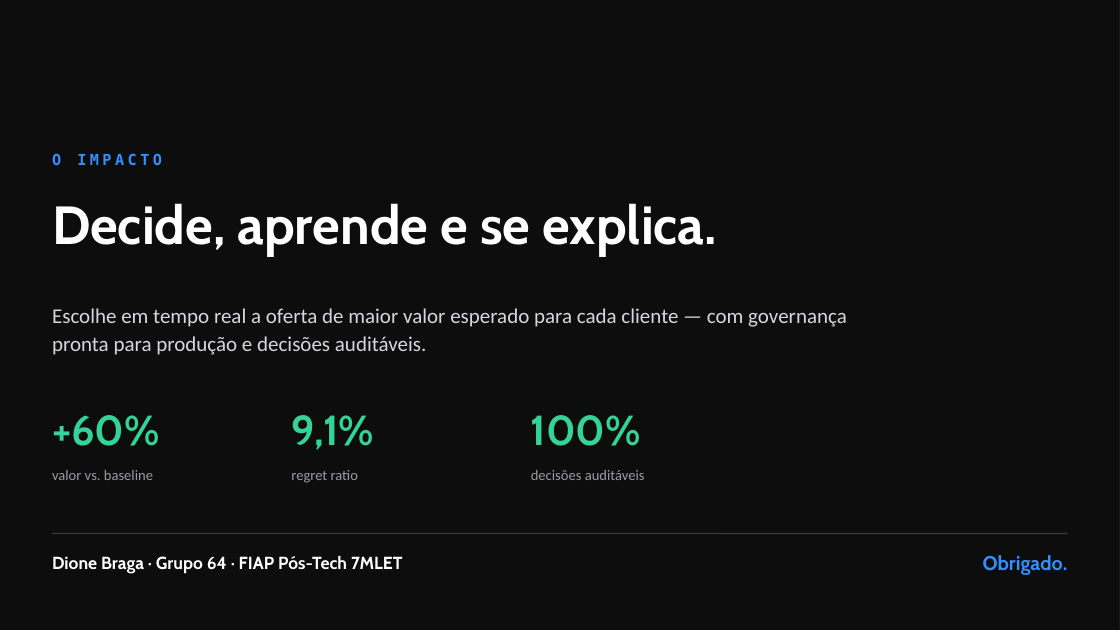
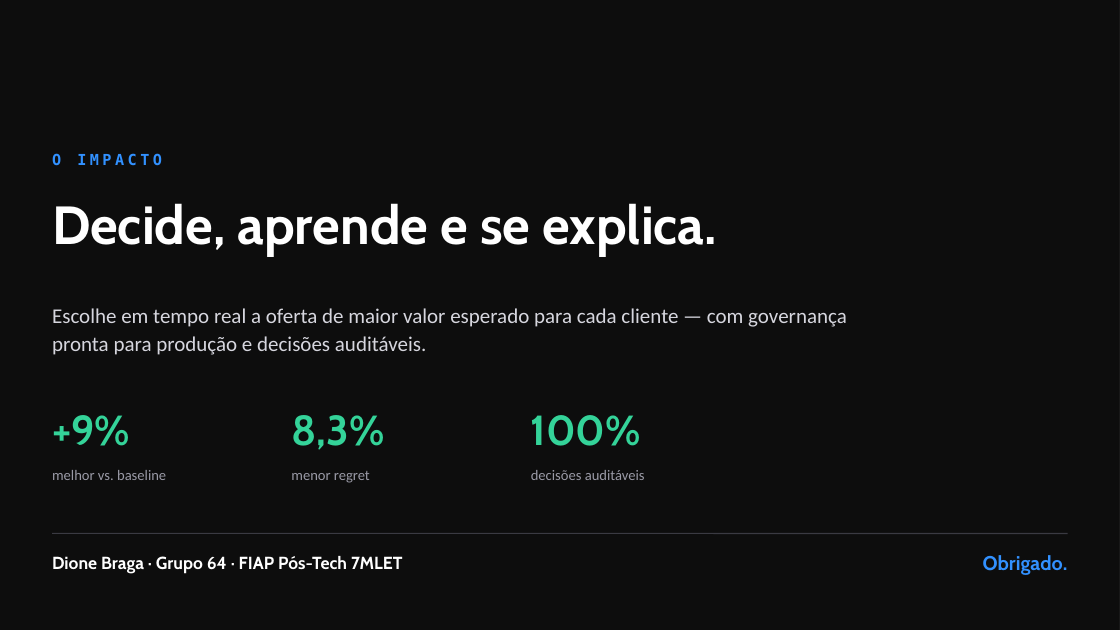
Before and after one commit to dionebraga/datathon-7mlet-grupo-64, a slide deck: slide 19 of docs/Adaptive-Offers-Pitch-Grupo64.pptx. Drawn at 1120x630 pixels with LibreOffice and Linux fonts; fonts in the diff are those of the drawing; background and template pictures are left out; a plain dark background stands for a picture behind light text. Boxes give left, top, right and bottom in pixels: in the first picture for what was removed or moved away, otherwise in the second. Text is boxed around its words. In the diff, an @@ line names an element or a change of style, - is before the commit and + after.

```diff
--- a/docs/Adaptive-Offers-Pitch-Grupo64.pptx
+++ b/docs/Adaptive-Offers-Pitch-Grupo64.pptx
@@ text at <box>52,415,130,446</box>: text changed @@
-+60%
++9%
@@ text at <box>291,415,384,450</box>: text changed @@
-9,1%
+8,3%
@@ text at <box>52,470,166,480</box>: text changed @@
-valor vs. baseline
+melhor vs. baseline
@@ text at <box>291,471,370,483</box>: text changed @@
-regret ratio
+menor regret
```
Also in this commit, not shown: 4 other slides changed.
